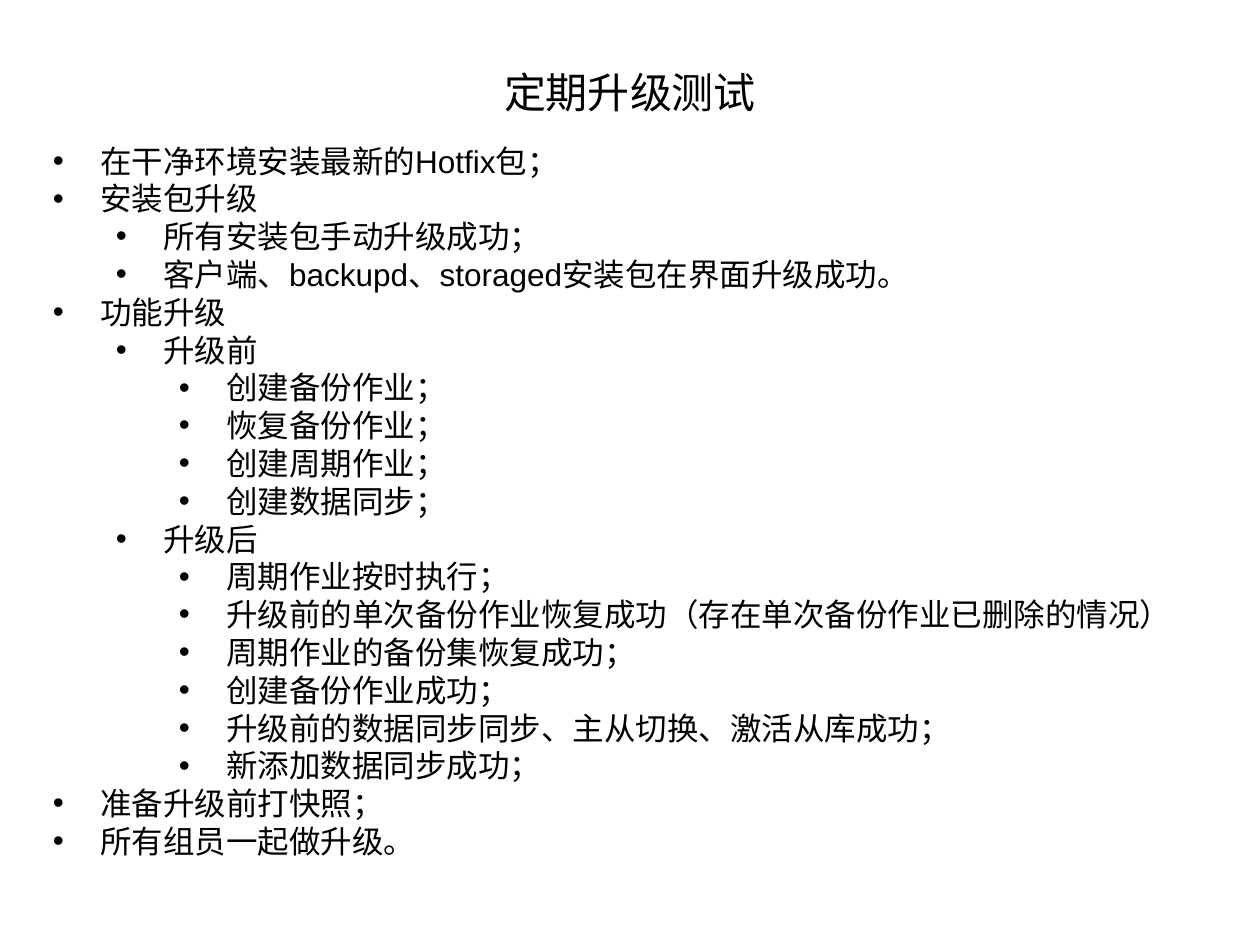
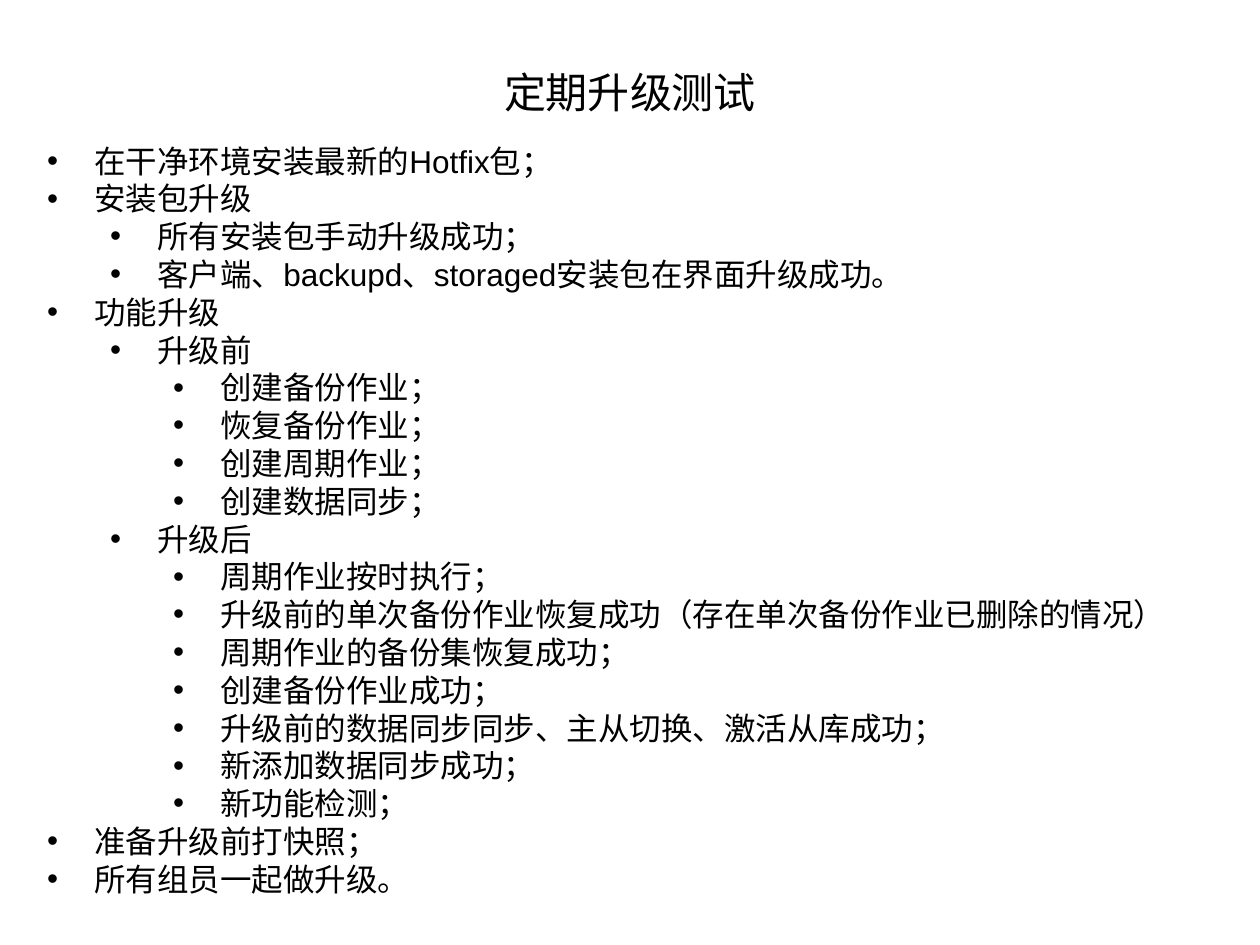
Before and after one commit to irene1990/Teamleader, a slide deck: slide 10 of PPT/Training/release process.ppt. Drawn at 1260x945 pixels with LibreOffice and Linux fonts; fonts in the diff are those of the drawing. Boxes give left, top, right and bottom in pixels: in the first picture for what was removed or moved away, otherwise in the second. Text is boxed around its words. In the diff, an @@ line names an element or a change of style, - is before the commit and + after.

```diff
--- a/PPT/Training/release process.ppt
+++ b/PPT/Training/release process.ppt
@@ text at [220, 788, 409, 820]: paragraph added @@
+    • 新功能检测；
```
Also in this commit, not shown: 4 other slides changed, 1 slide added.
